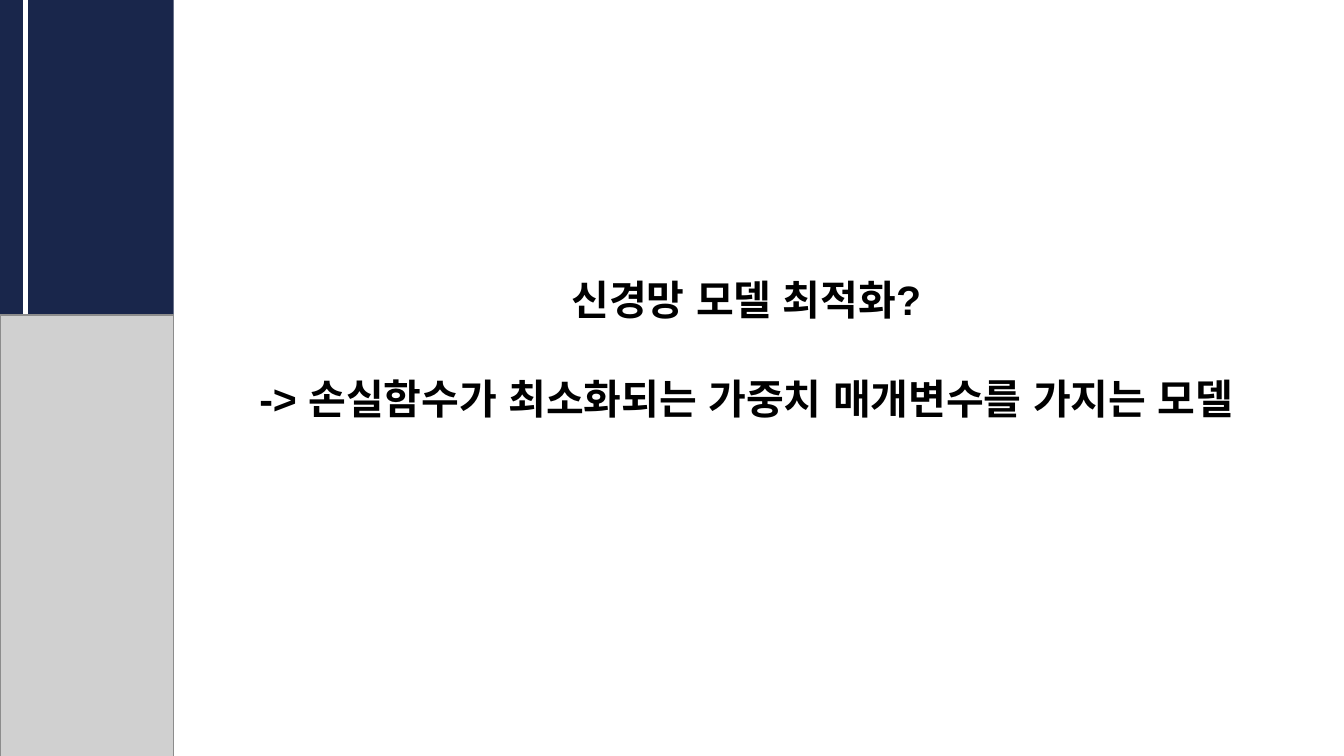
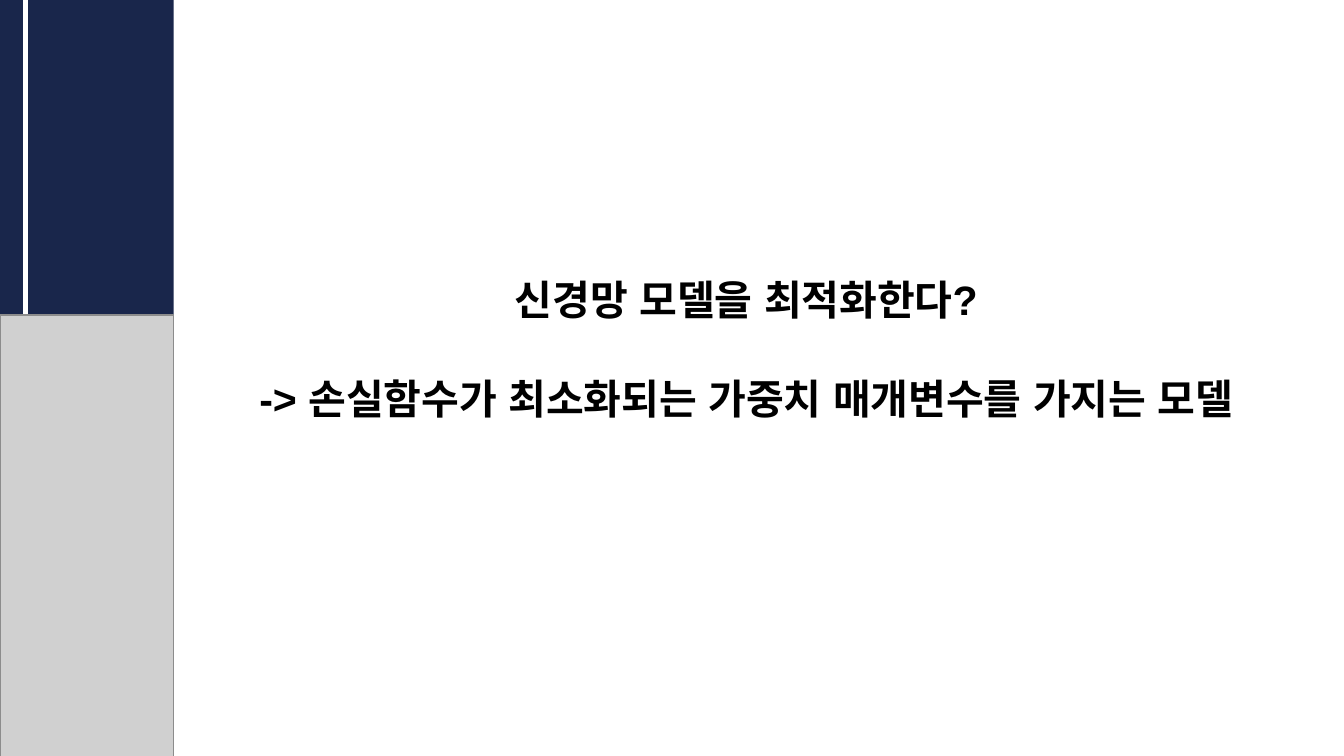
Before and after one commit to CUAI-CAU/2023-1_Study_DLfromScratch1, a slide deck: slide 4 of 발표자료/CUAI_딥러닝__0523.pptx. Drawn at 1344x756 pixels with LibreOffice and Linux fonts; fonts in the diff are those of the drawing; grey boxes stand for pictures. Boxes give left, top, right and bottom in pixels: in the first picture for what was removed or moved away, otherwise in the second. Text is boxed around its words. In the diff, an @@ line names an element or a change of style, - is before the commit and + after.

```diff
--- a/발표자료/CUAI_딥러닝__0523.pptx
+++ b/발표자료/CUAI_딥러닝__0523.pptx
@@ text at box(515, 280, 978, 319): text changed @@
-신경망 모델 최적화?
+신경망 모델을 최적화한다?
```
Also in this commit, not shown: 4 other slides changed.
